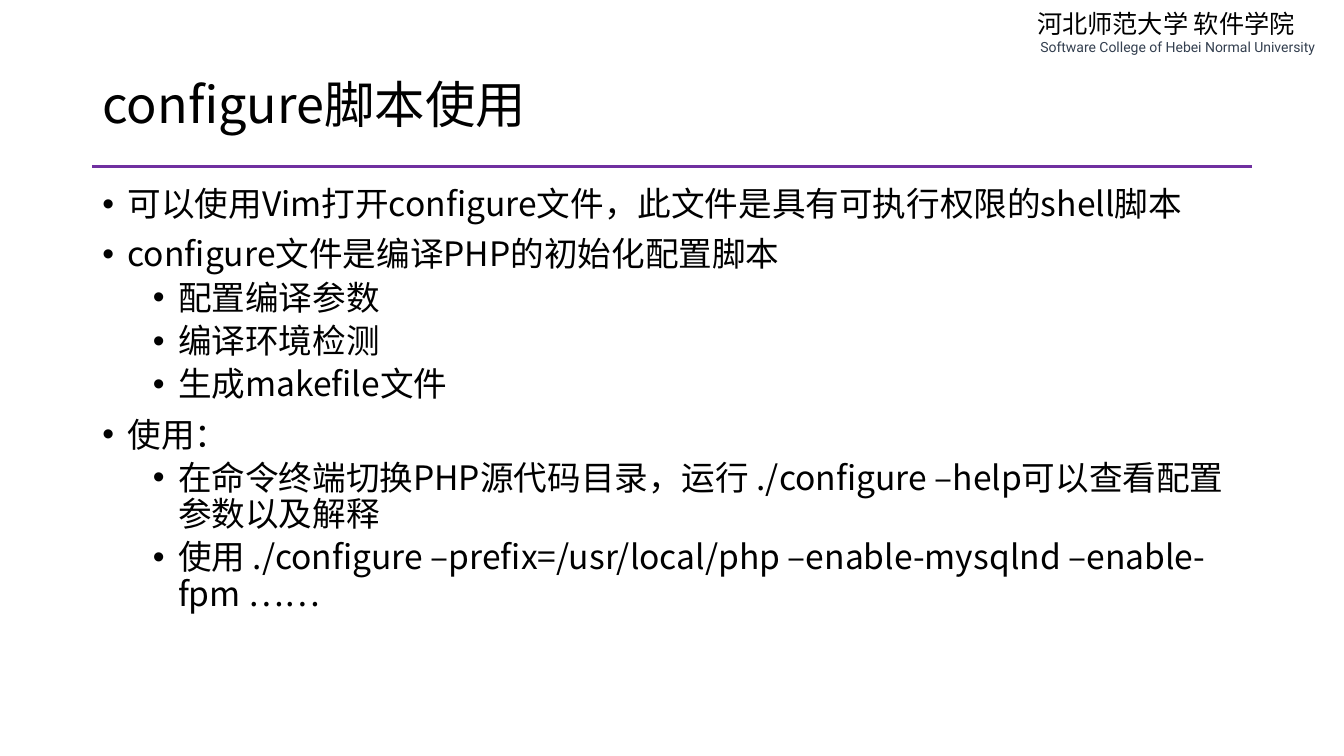
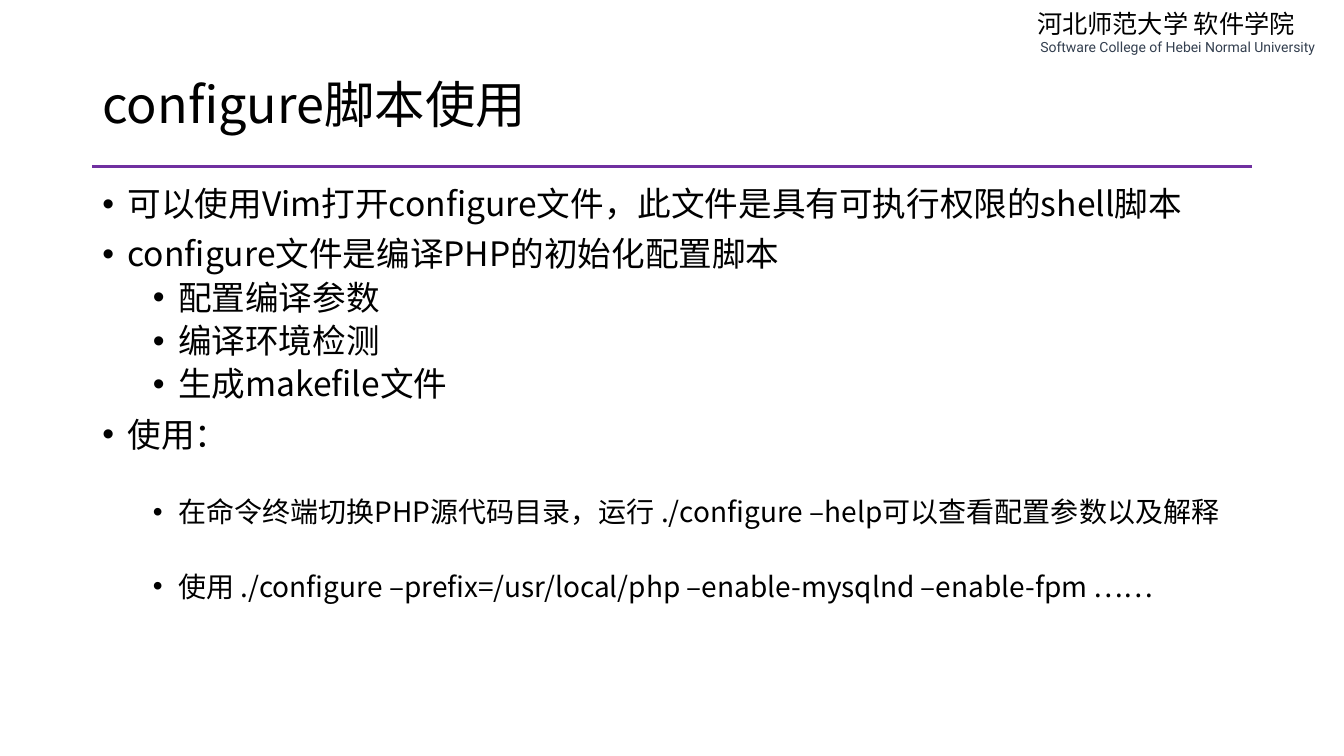
Before and after one commit to edu2act/course-php-serverside-development-on-linux, a slide deck: slide 9 of materials/slides/ch02-complie-php-source-code.pptx. Drawn at 1344x756 pixels with LibreOffice and Linux fonts; fonts in the diff are those of the drawing. Boxes give left, top, right and bottom in pixels: in the first picture for what was removed or moved away, otherwise in the second. Text is boxed around its words. In the diff, an @@ line names an element or a change of style, - is before the commit and + after.

```diff
--- a/materials/slides/ch02-complie-php-source-code.pptx
+++ b/materials/slides/ch02-complie-php-source-code.pptx
@@ text at (178,498,1220,604): size 24 to 20 pt in "在命令终端切换PHP源代码目录，运行 ./configure –help可以查看配置参数以及解释", "使用 ./configure –prefix=/usr/local/php –enable-mysqlnd –enabl ..." @@
```
Also in this commit, not shown: 6 other slides changed, 1 other file.
